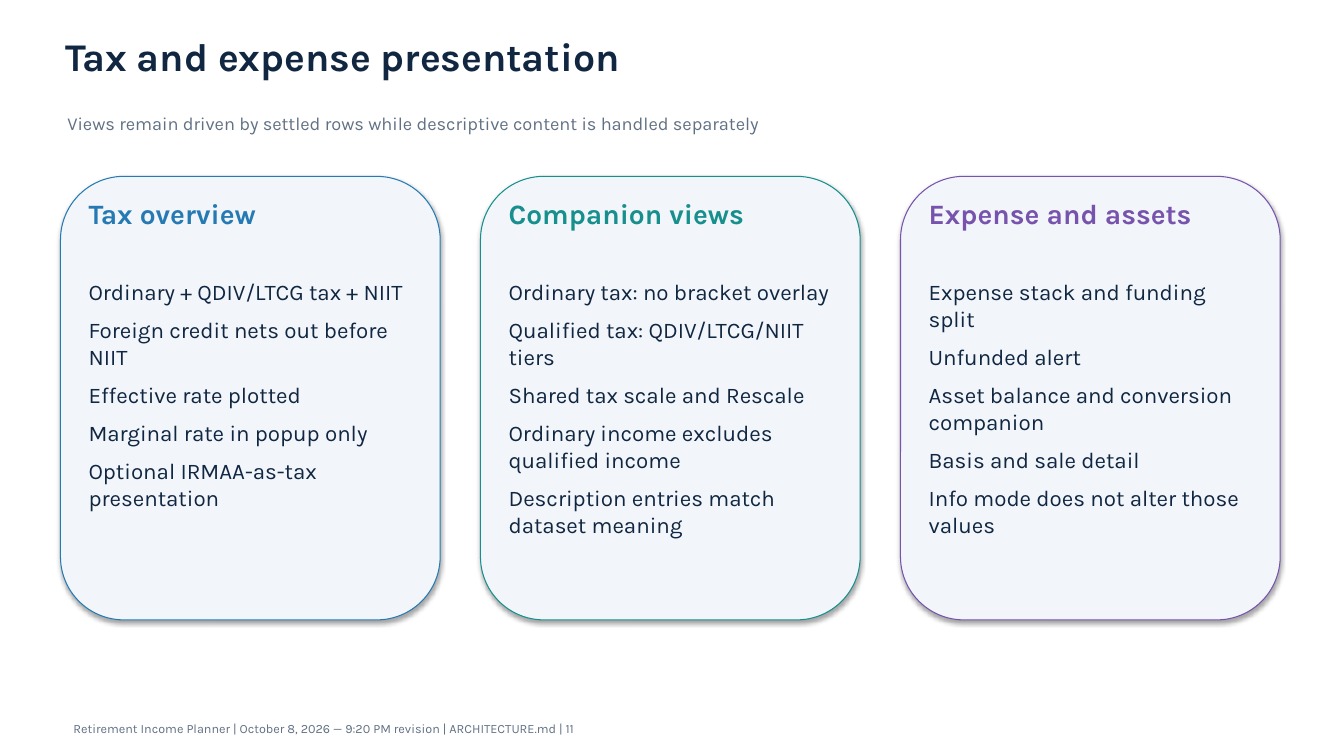
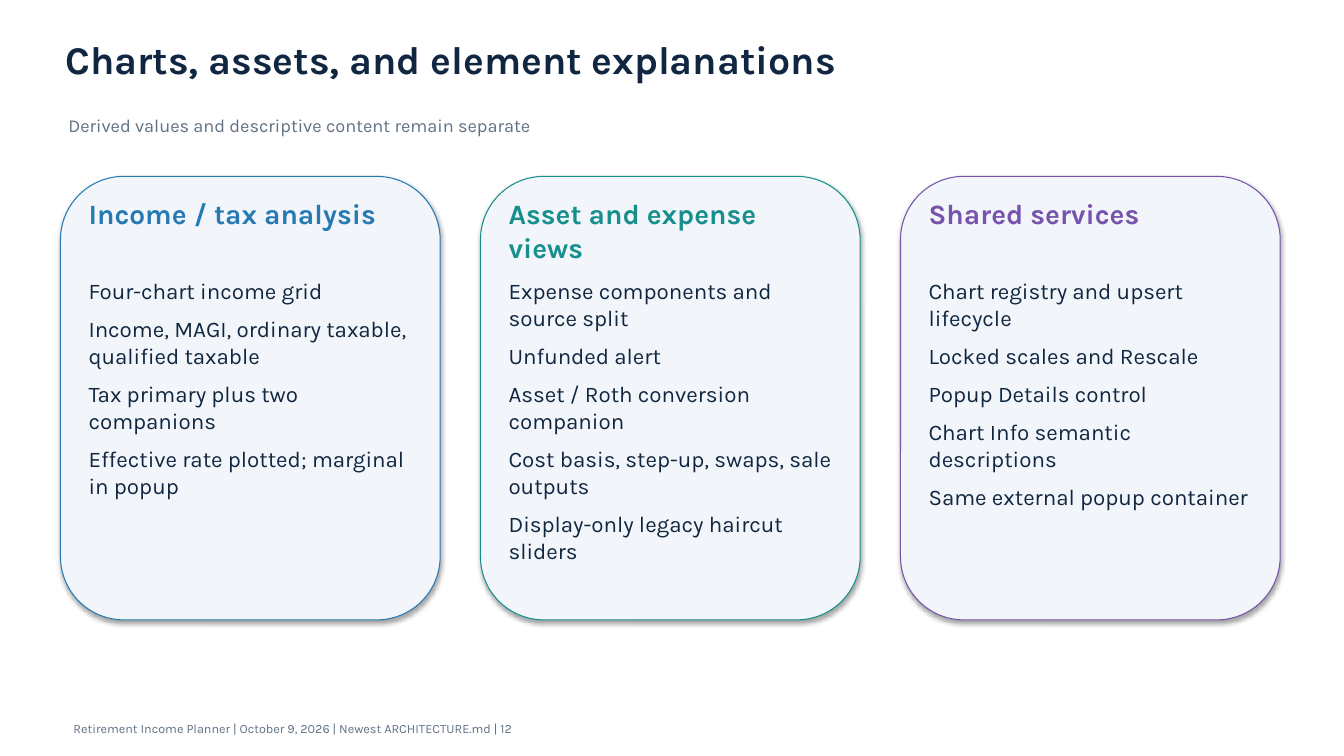
Before and after one commit to howardc64/retirefin, a slide deck: slide 12 of docs/retirement_income_planner_architecture.pptx (slide 11 before the commit). Drawn at 1344x756 pixels with LibreOffice and Linux fonts; fonts in the diff are those of the drawing. Boxes give left, top, right and bottom in pixels: in the first picture for what was removed or moved away, otherwise in the second. Text is boxed around its words. In the diff, an @@ line names an element or a change of style, - is before the commit and + after.

```diff
--- a/docs/retirement_income_planner_architecture.pptx
+++ b/docs/retirement_income_planner_architecture.pptx
@@ text at box(65, 46, 836, 84): text changed @@
-Tax and expense presentation
+Charts, assets, and element explanations
@@ text at box(68, 119, 530, 137): text changed @@
-Views remain driven by settled rows while descriptive content is handled separately
+Derived values and descriptive content remain separate
@@ text at box(89, 204, 376, 231): text changed @@
-Tax overview
+Income / tax analysis
@@ text at box(509, 204, 756, 259): text changed @@
-Companion views
+Asset and expense views
@@ text at box(929, 204, 1139, 225): text changed @@
-Expense and assets
+Shared services
@@ text at box(89, 283, 404, 500): text changed @@
-Ordinary + QDIV/LTCG tax + NIIT
-Foreign credit nets out before NIIT
-Effective rate plotted
-Marginal rate in popup only
-Optional IRMAA-as-tax presentation
+Four-chart income grid
+Income, MAGI, ordinary taxable, qualified taxable
+Tax primary plus two companions
+Effective rate plotted; marginal in popup
@@ text at box(509, 283, 831, 560): text changed @@
-Ordinary tax: no bracket overlay
-Qualified tax: QDIV/LTCG/NIIT tiers
-Shared tax scale and Rescale
-Ordinary income excludes qualified income
-Description entries match dataset meaning
+Expense components and source split
+Unfunded alert
+Asset / Roth conversion companion
+Cost basis, step-up, swaps, sale outputs
+Display-only legacy haircut sliders
@@ text at box(929, 283, 1248, 511): text changed @@
-Expense stack and funding split
-Unfunded alert
-Asset balance and conversion companion
-Basis and sale detail
-Info mode does not alter those values
+Chart registry and upsert lifecycle
+Locked scales and Rescale
+Popup Details control
+Chart Info semantic descriptions
+Same external popup container
@@ text at box(73, 724, 511, 734): text changed @@
-Retirement Income Planner | October 8, 2026 — 9:20 PM revision | ARCHITECTURE.md | 11
+Retirement Income Planner | October 9, 2026 | Newest ARCHITECTURE.md | 12
```
Also in this commit, not shown: 8 other slides changed, 6 slides added, 6 slides removed, 6 other files.
